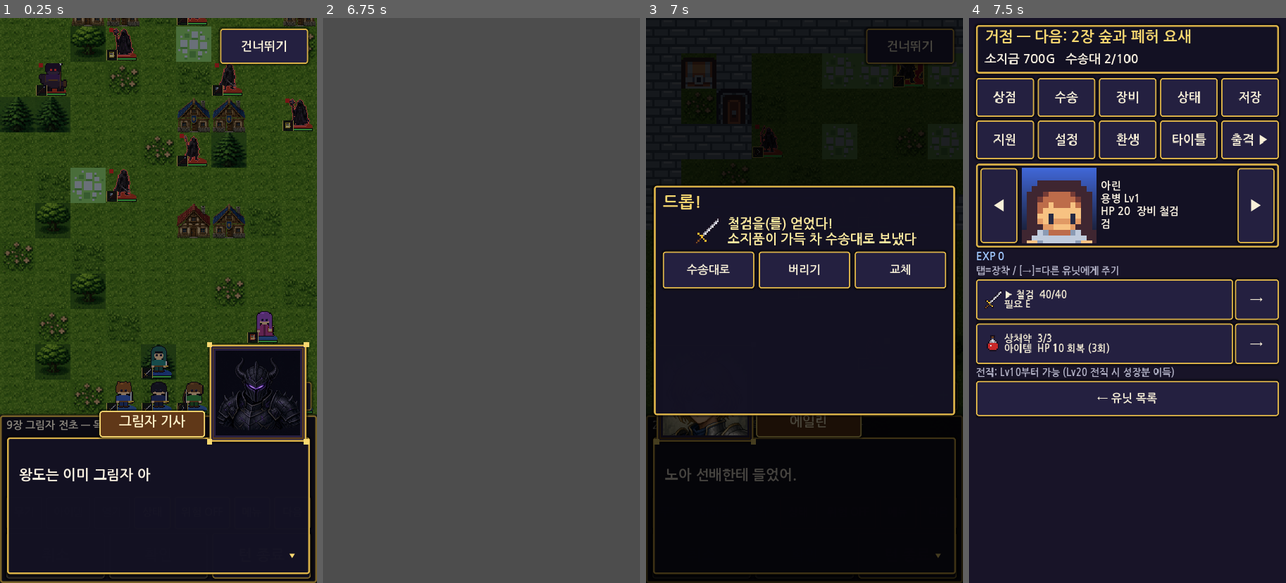
Above: before the commit, frames 1-4 (left to right).
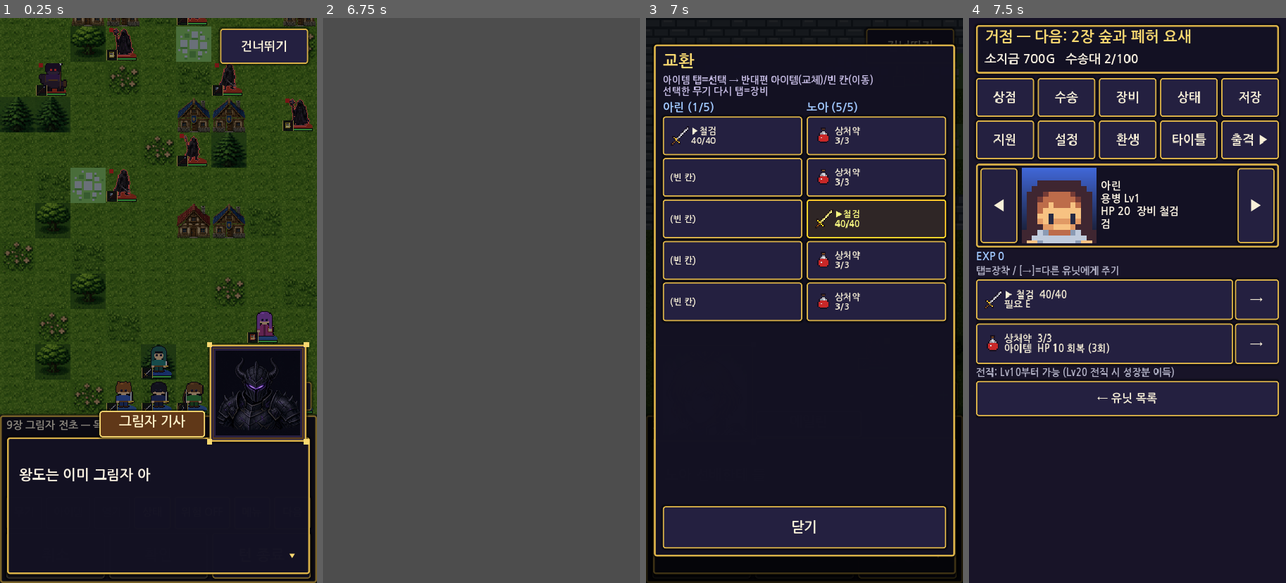
Above: after the commit, the same moments.

Repository: junsa80/srpg-prototype
Game: Godot game, scene res://tests/campaign_test.tscn
The game is run twice, just before and just after one commit, with the same random seed, the same clock (stepped at 60 frames per second) and the same inputs. This scene is started directly instead of the project's main scene.
Inputs:
- Up to frame 1 (0.25 s): no input
- Up to frame 2 (6.75 s): click "상태" at 0.5 s; click "메뉴" at 1.25 s; click "건너뛰기" at 2 s; click "위험 OFF" at 2.75 s; click "다음" at 3.5 s; click "-" at 4.25 s; click "+" at 5 s; click "건너뛰기" at 5.75 s; click "상태" at 6.5 s
- Up to frame 3 (7 s): no input
- Up to frame 4 (7.5 s): click "수송대로" at 7.25 s

Frames 1-2 are identical in both runs. In frame 3, 56% of the frame differs, in the area x 2-98%, y 4-96%; in frame 4, nothing differs.

Commit message:
WIP: 27장 그림자 왕좌·종장 + 엔딩 분기

Diff:
--- a/chapters/chapter_data.gd
+++ b/chapters/chapter_data.gd
@@ -179,6 +179,18 @@
 		"boss": [["비룡 군주", "하늘은 강한 자의 것이다. 떨어진 기사단처럼 너희도 떨어져라."], ["카이린", "떨어진 동료들 이름을 다 기억해. 그 이름들 때문에 싸워!"],
 			["리엘", "네 왼쪽은 내가 지킨다, 카이린. 가자!"]],
 		"post": [["비룡 군주", "그림자 왕께서… 왕좌에서… 너희를…"], ["카이린", "…다들, 이제 편히 쉬어."], ["아린", "남은 건 왕좌 하나예요."]]},
+	"ch27": {"title": "27장 그림자 왕좌", "goal": "보스 그림자 왕 격파",
+		"pre": [["", "옥좌의 방. 촛불은 모두 검게 타고, 그림자가 왕관의 모양으로 모여 앉았다."], ["아서", "그림자 왕… 200년 전 제국의 마지막 황제였던 자다."],
+			["아린", "제 피도 저 왕좌에서 시작됐겠죠."], ["카엘", "피가 어디서 시작됐든, 어디로 갈지는 네가 고른다."]],
+		"boss": [["그림자 왕", "황실의 피여. 옥좌로 오너라. 너는 내 자리를 이을 자다."], ["아린", "자리 같은 거 필요 없어요. 같이 웃을 사람들 때문에 싸워요!"],
+			["보리스", "아린, 뒤는 우리가 맡는다. 앞만 봐라."]],
+		"post": [["그림자 왕", "피는… 왕좌를… 원하지 않는가…"], ["", "왕좌가 무너지고, 그 아래로 끝없는 어둠이 입을 벌렸다."], ["아서", "봉인 너머, 심연이다. 근원이 저 아래에 있다."], ["아린", "가요. 마지막이에요."]]},
+	"final": {"title": "종장 그림자의 심연", "goal": "보스 에레보스 격파",
+		"pre": [["", "빛도 소리도 없는 곳. 발밑에 세 왕국의 지도가 그림자로 비쳤다."], ["에레보스", "원망, 배신, 후회. 너희 안에도 가득하구나."],
+			["아린", "있어요. 그래도 옆에 사람이 있어요."]],
+		"boss": [["에레보스", "너희는 결국 서로를 배신한다. 200년 전처럼."], ["아린", "배신당한 적도 있고, 지키지 못한 적도 있어요. 그래도 끝까지 옆에 있어 준 사람들 때문에 싸워요!"],
+			["아서", "공주… 아니, 아린. 네 이름으로 끝내라."]],
+		"post": [["에레보스", "빛이… 이렇게… 따뜻했던가…"], ["", "봉인진이 닫히고, 아린의 몸이 빛에 감겼다."], ["아린", "…나 아직 여기 있어요."]]},
 }
 ## Talk (대화) recruit lines: [from, to] -> lines
 const TALK = {
@@ -272,6 +284,11 @@
 		5: [["리엘", "탑 위에서 또 온다!"], ["보리스", "땅에 있는 놈들은 우리가 막는다."]]},
 	"ch26": {3: [["", "둥지 깊은 곳에서 거대한 울음이 터진다. 그림자의 기운이 하늘을 덮는다."], ["카이린", "군주가 깨어났어. 첫 일격만 버텨!"]],
 		6: [["리엘", "양옆 절벽에서 증원! 끝까지 버텨!"]]},
+	"ch27": {3: [["", "옥좌 뒤의 그림자가 일어선다. 방 전체가 숨을 들이쉰다."], ["카이린", "기둥 뒤에 숨어! 마법이 쏟아져!"]],
+		6: [["그림자 왕", "피는 결국 왕좌로 돌아온다."], ["아린", "안 돌아가요."]]},
+	"final": {1: [["", "심연의 바닥이 꿈틀거린다. 그림자의 기운이 마지막으로 짙어진다."], ["노아", "왼발 늦지 마라."], ["아린", "안 늦어요, 이제."]],
+		5: [["미라", "표식이 당겨… 그래도 안 넘어가. 엘리아가 잡고 있으니까."]],
+		9: [["에레보스", "열쇠의 피여, 봉인하면 너도 함께 사라진다."], ["아린", "…그건 해 봐야 알죠."]]},
 }
 
 ## 야영 대화 (클리어 후 거점 도착 시 1회)
@@ -329,10 +346,14 @@
 		["리엘", "내일은 내가 먼저 날게. 넌 내 뒤만 봐."], ["카이린", "그럼 네 왼쪽은?"], ["리엘", "네가 봐 주면 되지."]],
 	"ch26": [["", "— 둥지 꼭대기, 새벽 —"], ["카이린", "아린, 기사단 깃발을 여기 꽂았어."], ["아린", "동료분들이 보실 거예요."],
 		["카이린", "…처음 만났을 때, 넌 내 이름도 몰랐는데 믿어 줬지."], ["아린", "지금은 이름도 알고, 더 믿어요."], ["카이린", "왕좌까지 같이 가자. 그다음 아침도."]],
+	"ch27": [["", "— 심연 앞, 마지막 밤 —"], ["세라", "아린, 다들 잠들었어요. 당신만 빼고."], ["아린", "세라도 안 자잖아요."],
+		["세라", "…처음 만났을 때 다친 사람 하나 못 고치던 제가, 여기까지 왔네요."], ["아린", "세라 없었으면 아무도 여기 못 왔어요."], ["세라", "그럼 내일도, 다 고쳐 드릴게요. 다 같이 돌아가요."]],
 }
 
 ## 지원 대화 (두 유닛이 모두 있고 해당 장 클리어 후 거점 [지원] 탭에서 열람)
 const SUPPORTS = [
+	{"id": "arin_sera_a2", "a": "아린", "b": "세라", "after": "ch27", "title": "[S] 마지막 밤",
+		"lines": [["세라", "처음엔 다친 사람 하나 못 고치던 제가, 여기까지 왔네요."], ["아린", "세라 없었으면 아무도 여기 못 왔어요."], ["세라", "내일도 다 고쳐 드릴게요. 다 같이 돌아가요."]]},
 	{"id": "riel_kairin_s", "a": "리엘", "b": "카이린", "after": "ch25", "title": "[S] 서로의 왼쪽",
 		"lines": [["리엘", "내일은 내가 먼저 날게. 넌 내 뒤만 봐."], ["카이린", "그럼 네 왼쪽은?"], ["리엘", "네가 봐 주면 되지."]]},
 	{"id": "arin_kairin_a", "a": "아린", "b": "카이린", "after": "ch26", "title": "[A] 그다음 아침",
@@ -409,3 +430,17 @@
 	{"id": "arin_arthur", "a": "아린", "b": "아서", "after": "ch6", "title": "왕성의 기억",
 		"lines": [["아서", "네 눈빛, 옛 근위대장을 닮았군."], ["아린", "제 아버지예요. 얼굴은 기억 안 나지만."], ["아서", "…그렇다면 너에게 갚을 빚이 있다."]]},
 ]
+
+## 종장 엔딩 분기 (battle.gd _ending_id): 새벽 = 노아 생존 + 지원 [A]/[S] 3개 이상, 잿빛 = 노아 상실, 기본 = 그 외
+const ENDINGS = {
+	"dawn": [["", "— 새벽 엔딩 —"], ["노아", "아린!"], ["아린", "…선배? 나 아직 여기 있어요."], ["", "추수 축제의 아침. 하르 마을."], ["노아", "…또 늦잠이냐."],
+		["아린", "선배, 이제 내가 먼저 일어났거든요?"], ["", "세 왕국은 연합을 이어 갔다. 아린은 황제가 되지 않았다."]],
+	"ash": [["", "— 잿빛 엔딩 —"], ["", "봉인은 닫혔다. 하지만 하르의 언덕엔 무덤이 하나 늘었다."], ["아린", "선배. 앞은 이제 내가 막을게요."]],
+	"basic": [["", "— 엔딩 —"], ["", "세 왕국에 평화가 왔다. 일행은 각자의 길로 흩어졌다."], ["아린", "다들, 고마웠어요. 또 만나요."]],
+}
+static func ending_id(noah_lost: bool, supports_seen: Array) -> String:
+	if noah_lost: return "ash"
+	var high = 0
+	for sp in SUPPORTS:
+		if sp.id in supports_seen and (sp.title.begins_with("[A") or sp.title.begins_with("[S")): high += 1
+	return "dawn" if high >= 3 else "basic"
--- a/data/bosses.gd
+++ b/data/bosses.gd
@@ -16,5 +16,5 @@
 	"그림자 왕": {"class": "그림자 지휘관", "weapon": "그림자 창 우르", "lv": 18, "chapter": "ch27", "passive": "왕권", "faction": "shadow", "playable": false},
 }
 ## story-named bosses that use a generic boss passive
-const ALIAS = {"마그누스": "어둠 마법사", "라울": "그림자 기병 대장", "오드윈": "그림자 암살자", "그라데스": "그림자 장군"}
+const ALIAS = {"마그누스": "어둠 마법사", "라울": "그림자 기병 대장", "오드윈": "그림자 암살자", "그라데스": "그림자 장군", "에레보스": "그림자 왕"}
 static func passive(n: String) -> String: return TABLE.get(n, {}).get("passive", "")
--- a/data/maps.gd
+++ b/data/maps.gd
@@ -1258,4 +1258,89 @@
 		],
 		"side": [{"id": "nestkeeper", "type": "villages", "text": "둥지지기 노인 방문", "reward": {"gold": 2000}}],
 	},
+	# ---CH ch27
+	"ch27": {
+		"ground": "castle", "tiles": "castle",
+		"rows": [
+			"############",
+			"#C...HH...C#",
+			"#.R......R.#",
+			"#....##....#",
+			"##.##..##.##",
+			"#..........#",
+			"#.R..R..R..#",
+			"#..........#",
+			"####.##.####",
+			"#..........#",
+			"#.R......R.#",
+			"#..........#",
+			"#..........#",
+			"############",
+		],
+		"deploy_size": 10,
+		"spots": [Vector2i(2, 12), Vector2i(3, 12), Vector2i(4, 12), Vector2i(5, 12), Vector2i(6, 12), Vector2i(7, 12), Vector2i(8, 12), Vector2i(9, 12), Vector2i(4, 11), Vector2i(7, 11)],
+		"goal": "boss", "boss": "그림자 왕", "par": 16, "clear_gold": 9000,
+		"chests": {Vector2i(1, 1): {"item": "엘릭서", "gold": 0}, Vector2i(10, 1): {"item": "용사의 검", "gold": 0}},
+		"enemies": [
+			["검성", "킬러소드", Vector2i(3, 9), {"lv": 11}],
+			["팔라딘", "용사의 창", Vector2i(8, 9), {"lv": 11}],
+			["세이지", "엘파이어", Vector2i(5, 7), {"lv": 11}],
+			["어쌔신", "킬러소드", Vector2i(1, 7), {"lv": 11}],
+			["제네럴", "은창", Vector2i(10, 7), {"lv": 11}],
+			["드래곤마스터", "은창", Vector2i(4, 5), {"lv": 11}],
+			["세이지", "썬더", Vector2i(7, 5), {"lv": 11}],
+			["검성", "은검", Vector2i(3, 2), {"lv": 11, "guard": true}],
+			["어쌔신", "킬러소드", Vector2i(8, 2), {"lv": 11, "guard": true}],
+			["제네럴", "용사의 창", Vector2i(4, 1), {"lv": 12, "guard": true}],
+			["세이지", "엘파이어", Vector2i(7, 1), {"lv": 12, "guard": true}],
+			["그림자 지휘관", "그림자 창 우르", Vector2i(5, 1), {"boss": true, "name": "그림자 왕", "lv": 14, "guard": true, "bonus": {"hp": 26, "str": 6, "skl": 6, "spd": 6, "def": 4, "res": 6}, "drop": "그림자 창 우르"}],
+		],
+		"reinforcements": [
+			{"turn": 2, "units": [["팔라딘", "은창", Vector2i(1, 11), {"lv": 11}], ["검성", "강철검", Vector2i(10, 11), {"lv": 11}]]},
+			{"turn": 5, "units": [["어쌔신", "킬러소드", Vector2i(1, 5), {"lv": 11}], ["스나이퍼", "은활", Vector2i(10, 5), {"lv": 11}]]},
+		],
+		"side": [{"id": "throne_chests", "type": "chests", "text": "옥좌 보물 상자 2곳", "reward": {"gold": 3000}}],
+	},
+	# ---CH final
+	"final": {
+		"ground": "castle", "tiles": "castle",
+		"rows": [
+			"~~~~~~~~~~~~",
+			"~~~..HH..~~~",
+			"~~~......~~~",
+			"~~~~.==.~~~~",
+			"~T..........",
+			"~...R..R...~",
+			"~~~~.~~.~~~~",
+			"~~...==...~~",
+			"~..........~",
+			"~.T......T.~",
+			"~~~~.~~.~~~~",
+			"~..........~",
+			"~..........~",
+			"~~~~~~~~~~~~",
+		],
+		"deploy_size": 10,
+		"spots": [Vector2i(2, 12), Vector2i(3, 12), Vector2i(4, 12), Vector2i(5, 12), Vector2i(6, 12), Vector2i(7, 12), Vector2i(8, 12), Vector2i(9, 12), Vector2i(4, 11), Vector2i(7, 11)],
+		"goal": "boss", "boss": "에레보스", "par": 15, "clear_gold": 0,
+		"enemies": [
+			["검성", "용사의 검", Vector2i(3, 9), {"lv": 12}],
+			["드래곤마스터", "용사의 창", Vector2i(8, 9), {"lv": 12}],
+			["세이지", "엘파이어", Vector2i(5, 8), {"lv": 12}],
+			["어쌔신", "킬러소드", Vector2i(2, 8), {"lv": 12}],
+			["팔라딘", "은창", Vector2i(9, 8), {"lv": 12}],
+			["제네럴", "은창", Vector2i(5, 5), {"lv": 12, "guard": true}],
+			["세이지", "썬더", Vector2i(8, 5), {"lv": 12}],
+			["버서커", "해커", Vector2i(5, 4), {"lv": 12}],
+			["검성", "은검", Vector2i(4, 2), {"lv": 12, "guard": true}],
+			["세이지", "엘파이어", Vector2i(7, 2), {"lv": 12, "guard": true}],
+			["그림자 지휘관", "그림자 창 우르", Vector2i(6, 1), {"boss": true, "name": "에레보스", "lv": 16, "guard": true, "bonus": {"hp": 34, "str": 8, "skl": 7, "spd": 7, "def": 5, "res": 8}}],
+		],
+		"reinforcements": [
+			{"turn": 3, "units": [["드래곤마스터", "은창", Vector2i(0, 11), {"lv": 12}], ["드래곤마스터", "은창", Vector2i(11, 11), {"lv": 12}]]},
+			{"turn": 6, "units": [["어쌔신", "킬러소드", Vector2i(1, 8), {"lv": 12}], ["스나이퍼", "은활", Vector2i(10, 8), {"lv": 12}]]},
+			{"turn": 9, "units": [["드래곤나이트", "용사의 창", Vector2i(0, 4), {"lv": 12}]]},
+		],
+		"side": [{"id": "turns_final", "type": "turns", "n": 15, "text": "15턴 이내 클리어", "reward": {"gold": 0}}],
+	},
 }
--- a/data/roster.gd
+++ b/data/roster.gd
@@ -106,7 +106,7 @@
 		if promoted in branches(k): return k
 	return ""
 
-const CH_INDEX = {"ch1": 0, "ch2": 1, "ch3": 2, "ch4a": 3, " …(224 unchanged characters)… 2, "ch24": 23, "ch25": 24, "ch26": 25, "end": 26}
+const CH_INDEX = {"ch1": 0, "ch2": 1, "ch3": 2, "ch4a": 3, " …(224 unchanged characters)… 2, "ch24": 23, "ch25": 24, "ch26": 25, "ch27": 26, "final": 27, "end": 28}
 static func joined_by(chapter: String) -> Array:
 	var idx = CH_INDEX.get(chapter, 0)
 	var rec = []
--- a/scripts/base.gd
+++ b/scripts/base.gd
@@ -306,7 +306,7 @@
 func _sortie() -> void:
 	if not Maps.CH.has(Campaign.chapter):
 		_clear()
-		body.add_child(ItemMenus.label("제1부 완결! 축하합니다.\n27장 이후는 준비 중입니다 (To be continued).\n\n[환생]으로 1장부터 다시 시작할 수 있습니다 (표준/강화 선택).", 28))
+		body.add_child(ItemMenus.label("본편 완결! 축하합니다.\n그림자는 다시 봉인되었습니다.\n\n[환생]으로 1장부터 다시 시작할 수 있습니다 (표준/강화 선택).", 28))
 		var rb = ItemMenus.big("환생 — ★%d 시작" % (Campaign.cycle + 1), 96, 32); rb.name = "Rebirth"; body.add_child(rb)
 		rb.pressed.connect(func(): Menus.rebirth_select(self, func(): get_tree().change_scene_to_file("res://scenes/battle.tscn")))
 		return
--- a/scripts/battle.gd
+++ b/scripts/battle.gd
@@ -1291,7 +1291,12 @@
 func _after_clear() -> void:
 	if "--flowtest" in OS.get_cmdline_user_args(): return
 	await _clear_screen()
-	await dialogue.play(ChapterData.CHAPTERS[CHAPTER].post)
+	var post_lines = ChapterData.CHAPTERS[CHAPTER].post
+	if CHAPTER == "final":
+		var eid = ChapterData.ending_id("노아" in Campaign.absent or not Campaign.roster.has("노아"), Campaign.supports_seen)
+		post_lines = post_lines + ChapterData.ENDINGS[eid]
+		if not ("ending_" + eid) in Campaign.camp_seen: Campaign.camp_seen.append("ending_" + eid)
+	await dialogue.play(post_lines)
 	if MAP.has("branch"): await _branch_choice()
 	get_tree().change_scene_to_file("res://scenes/base.tscn")
 
--- a/scripts/campaign.gd
+++ b/scripts/campaign.gd
@@ -15,7 +15,7 @@
 var chapter_start = {}     # campaign dict at chapter start (for 챕터 재시작)
 const CONVOY_MAX = 100
 const CLEAR_GOLD = {"ch1": 1000, "ch2": 1500}
-const NEXT = {"ch1": "ch2", "ch2": "ch3", "ch3": "ch4a", "ch …(323 unchanged characters)… ch24": "ch25", "ch25": "ch26", "ch26": "end"}
+const NEXT = {"ch1": "ch2", "ch2": "ch3", "ch3": "ch4a", "ch …(323 unchanged characters)… ch24": "ch25", "ch25": "ch26", "ch26": "ch27", "ch27": "final", "final": "end"}
 const TRAIN_EXP = 10        # 훈련 bonus EXP for each deployed unit after a defeat
 var recruited = []          # names recruited by talk/village/rescue
 var ranks = {}              # chapter -> best rank letter (S/A/B/C)
--- a/tests/campaign_test.gd
+++ b/tests/campaign_test.gd
@@ -163,6 +163,13 @@
 	b.queue_free(); await get_tree().process_frame
 	b = await _battle("ch26", ["가렌", "카이"])
 	check(_named(b, "비룡 군주") != null and _named(b, "비룡 군주").boss, "ch26: 비룡 군주 boss")
+	b.queue_free(); await get_tree().process_frame
+	b = await _battle("ch27", ["가렌", "카이"])
+	check(_named(b, "그림자 왕") != null and _named(b, "그림자 왕").boss, "ch27: 그림자 왕 boss")
+	b.queue_free(); await get_tree().process_frame
+	b = await _battle("final", ["가렌", "카이"])
+	check(_named(b, "에레보스") != null and Skills.has(_named(b, "에레보스"), "그림자 왕"), "final: 에레보스")
+	check(ChapterData.ending_id(true, []) == "ash" and ChapterData.ending_id(false, []) == "basic" and ChapterData.ending_id(false, ["riel_kairin_s", "arin_kairin_a", "arin_sera_a2"]) == "dawn", "ending branches")
 	Campaign.absent = []
 	b.queue_free(); await get_tree().process_frame
 	# 6. branch + 훈련
@@ -413,7 +420,7 @@
 	var two = true
 	for b9 in bases: two = two and per.get(b9, 0) >= 2
 	check(two, ">=2 units per base class")
-	check(CampaignPlan.PLAN.size() >= 20 and CampaignPlan.playable("ch26") and not CampaignPlan.playable("ch27") and CampaignPlan.special_share("ch10") == 0.0 and CampaignPlan.special_share("ch20") > 0.0, "chapter plan data, ch10 gated")
+	check(CampaignPlan.PLAN.size() >= 20 and CampaignPlan.playable("final") and not CampaignPlan.playable("end") and CampaignPlan.special_share("ch10") == 0.0 and CampaignPlan.special_share("ch20") > 0.0, "chapter plan data, ch10 gated")
 	Skills.units = []; Skills.grid = null
 	var vb = Roster.make_unit("바르가스", 1, Vector2i.ZERO); vb.data.name = "바르가스"; vb.boss = true
 	var hit9 = Roster.make_unit("카엘", 0, Vector2i(0, 1)); hit9.inventory = [Weapons.make("철창")]
--- a/tests/sim_test.gd
+++ b/tests/sim_test.gd
@@ -24,7 +24,9 @@
 	"ch23": [20, ["강철", "은"], ["가렌", "카이", "실라", "다린", "소라", "엘렌", "카린", "카이린", "리엘", "제드"], true],
 	"ch24": [20, ["강철", "은"], ["가렌", "카이", "실라", "다린", "소라", "엘렌", "카린", "카이린", "리엘", "제드"], true],
 	"ch25": [20, ["강철", "은"], ["가렌", "카이", "실라", "다린", "소라", "엘렌", "카린", "카이린", "리엘", "제드"], true],
-	"ch26": [20, ["강철", "은"], ["가렌", "카이", "실라", "다린", "소라", "엘렌", "카린", "카이린", "리엘", "제드"], true]}
+	"ch26": [20, ["강철", "은"], ["가렌", "카이", "실라", "다린", "소라", "엘렌", "카린", "카이린", "리엘", "제드"], true],
+	"ch27": [20, ["강철", "은"], ["가렌", "카이", "실라", "다린", "소라", "엘렌", "카린", "카이린", "리엘", "제드"], true],
+	"final": [20, ["강철", "은"], ["가렌", "카이", "실라", "다린", "소라", "엘렌", "카린", "카이린", "리엘", "제드"], true]}
 const TRIALS = 16
 var results = {}
 var threat = {}
